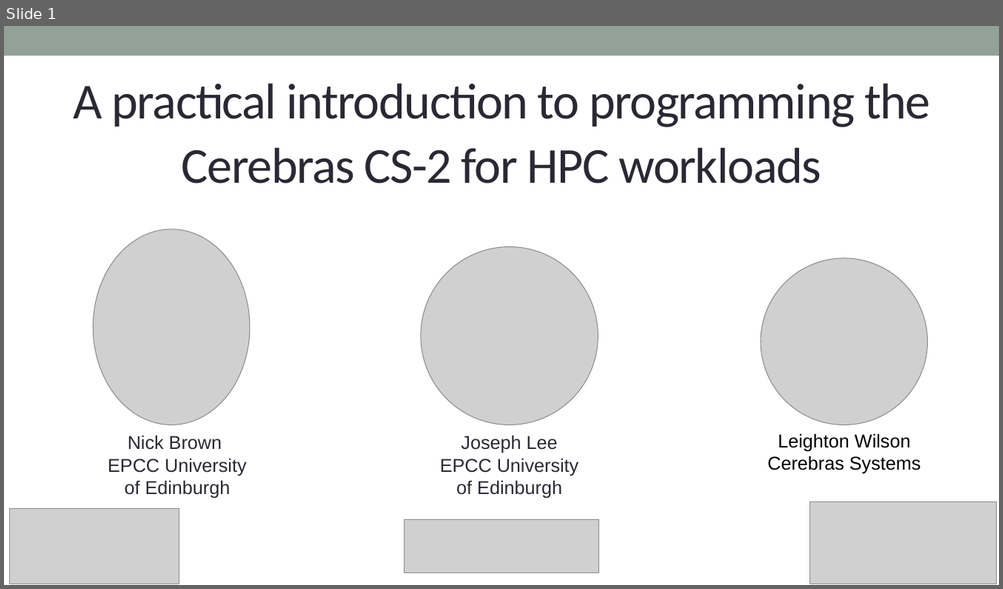
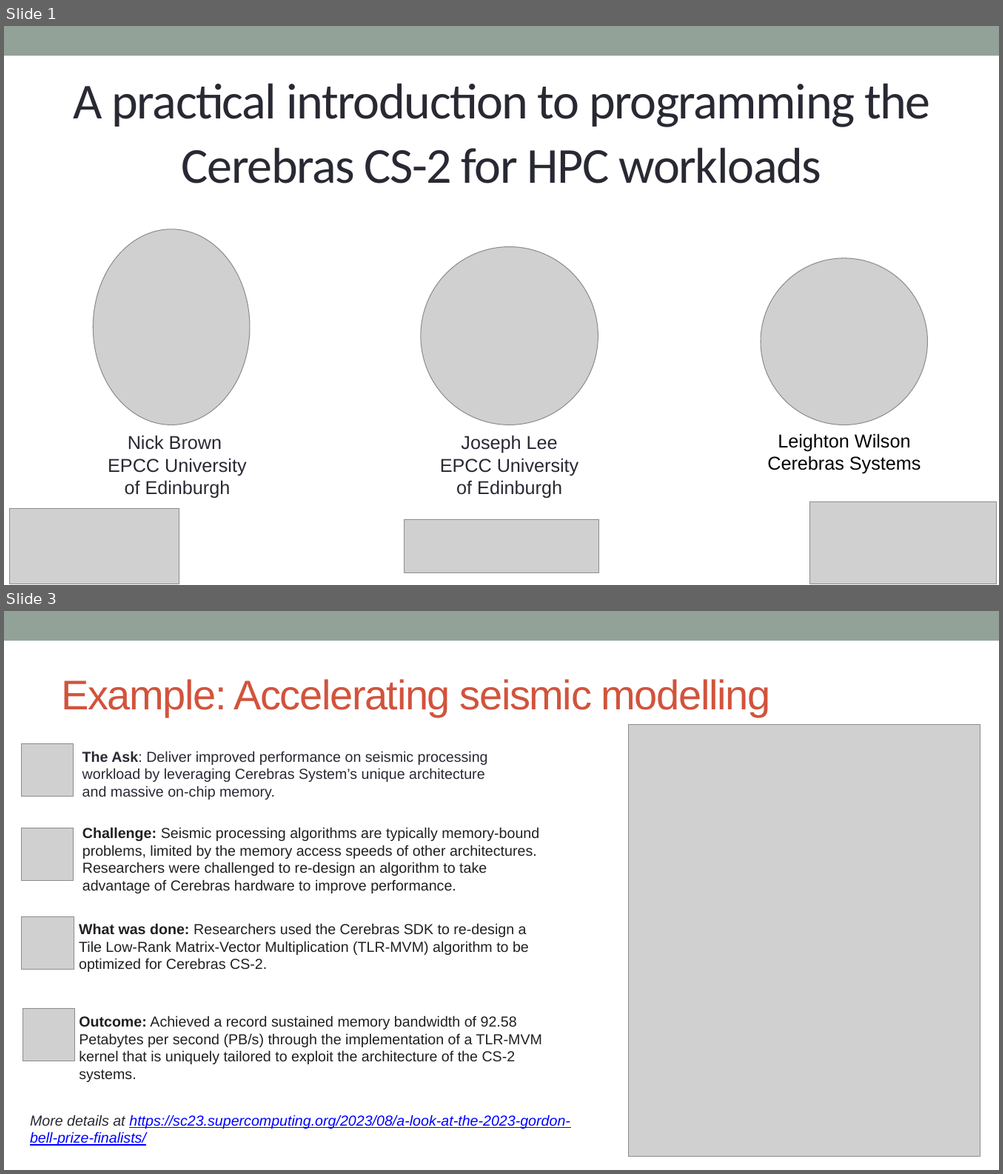
Before and after one commit to EPCCed/cs2-sdk-training, a slide deck: lectures/powerpoints/Welcome and overview.pptx. Shown one above the other, each under a label of ours: slide 1 before the commit, slides 1 and 3 after it; the slides between them are not shown. The pictures are 1003x589 and 1003x1174 pixels, drawn with LibreOffice and Linux fonts; fonts in the diff are those of the drawing; grey boxes stand for pictures. Boxes give left, top, right and bottom in pixels: in the first picture for what was removed or moved away, otherwise in the second. Text is boxed around its words. In the diff, an @@ line names an element or a change of style, - is before the commit and + after.

```diff
--- a/lectures/powerpoints/Welcome and overview.pptx
+++ b/lectures/powerpoints/Welcome and overview.pptx
@@ slide 3 added at [4,611,999,1170], background #FFFFFF; not listed: 1 template element that a slide beside it also shows @@
@@ title added at [61,679,770,717], 40 pt, text #D2533C @@
+Example: Accelerating seismic modelling
@@ picture added at [21,743,74,796] @@
@@ picture added at [629,724,981,1157] @@
@@ text added at [82,751,488,800], 14 pt, text #292934 @@
+The Ask: Deliver improved performance on seismic processing workload by leveraging Cerebras System’s unique architecture and massive on-chip memory.
@@ picture added at [21,828,74,880] @@
@@ text added at [82,827,539,894], 14 pt, text #231F20 @@
+Challenge: Seismic processing algorithms are typically memory-bound problems, limited by the memory access speeds of other architectures. Researchers were challenged to re-design an algorithm to take advantage of Cerebras hardware to improve performance.
@@ picture added at [22,917,74,969] @@
@@ text added at [79,923,529,972], 14 pt, text #231F20 @@
+What was done: Researchers used the Cerebras SDK to re-design a Tile Low-Rank Matrix-Vector Multiplication (TLR-MVM) algorithm to be optimized for Cerebras CS-2.
@@ picture added at [22,1009,75,1062] @@
@@ text added at [79,1016,542,1082], 14 pt, text #231F20 @@
+Outcome: Achieved a record sustained memory bandwidth of 92.58 Petabytes per second (PB/s) through the implementation of a TLR-MVM kernel that is uniquely tailored to exploit the architecture of the CS-2 systems.
@@ text added at [30,1115,570,1146], 14 pt, text #0000FF, italic, underline @@
+More details at https://sc23.supercomputing.org/2023/08/a-look-at-the-2023-gordon-bell-prize-finalists/
```
Also in this commit, not shown: 4 slides changed, 1 other slide added.
